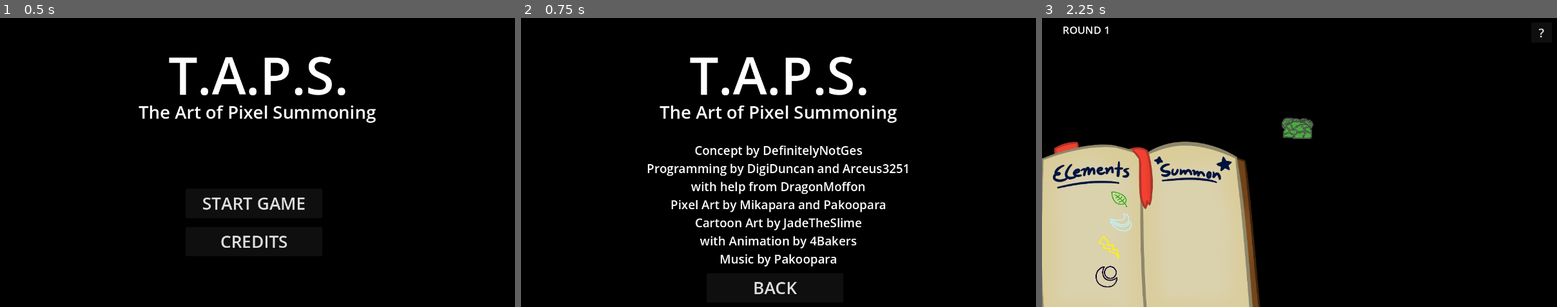
Above: before the commit, frames 1-3 (left to right).
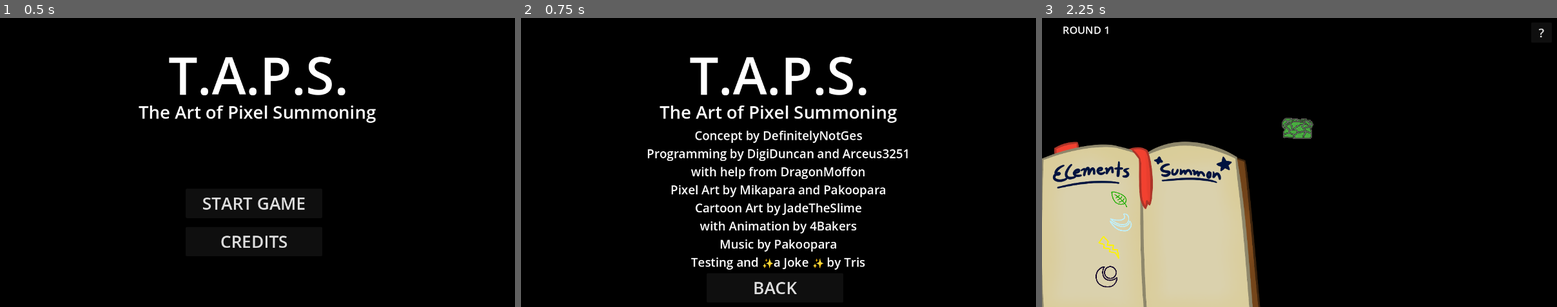
Above: after the commit, the same moments.

Repository: DigiDuncan/DPNJam1
Game: Godot game, scene res://menu.tscn
Same seed, same stepped clock (60 frames per second), same inputs: the game is played once before the commit and once after it.
Inputs:
- Up to frame 1 (0.5 s): no input
- Up to frame 2 (0.75 s): click "CREDITS" at 0.5 s
- Up to frame 3 (2.25 s): click "BACK" at 1.25 s; click "START GAME" at 2 s

Frame 1 is identical in both runs. In frame 2, 6.5% of the frame differs, in the area x 24-76%, y 38-88%; in frame 3, nothing differs.

Commit message:
add sound effects

Diff:
--- /dev/null
+++ b/Sounds.gd
@@ -0,0 +1,15 @@
+extends Node2D
+
+
+# Called when the node enters the scene tree for the first time.
+func _ready():
+	pass # Replace with function body.
+
+
+# Called every frame. 'delta' is the elapsed time since the previous frame.
+func _process(delta):
+	pass
+
+
+func _on_summon_button_pressed():
+	$Summon.play()
--- a/credits.tscn
+++ b/credits.tscn
@@ -27,9 +27,9 @@
 
 [node name="SubtitleLabel2" type="Label" parent="."]
 offset_left = -3.0
-offset_top = 309.0
+offset_top = 272.0
 offset_right = 1281.0
-offset_bottom = 621.0
+offset_bottom = 629.0
 theme_override_font_sizes/font_size = 30
 text = "Concept by DefinitelyNotGes
 Programming by DigiDuncan and Arceus3251
@@ -37,7 +37,8 @@
 Pixel Art by Mikapara and Pakoopara
 Cartoon Art by JadeTheSlime
 with Animation by 4Bakers
-Music by Pakoopara"
+Music by Pakoopara
+Testing and ✨a Joke ✨ by Tris"
 horizontal_alignment = 1
 vertical_alignment = 1
 
--- a/main.tscn
+++ b/main.tscn
@@ -25,6 +25,13 @@
 [ext_resource type="Texture2D" uid="uid://c227o2sh7u1oc" path="res://cloud.png" id="23_525wq"]
 [ext_resource type="Script" path="res://Background.gd" id="24_4y0oo"]
 [ext_resource type="Script" path="res://HelpButton.gd" id="25_lw3r8"]
+[ext_resource type="Script" path="res://Sounds.gd" id="26_7kt0u"]
+[ext_resource type="AudioStream" uid="uid://dwep0xvmn080l" path="res://sounds/summon.wav" id="27_0wqfb"]
+[ext_resource type="AudioStream" uid="uid://clh1pw880eevk" path="res://sounds/gmod.mp3" id="28_kpyo7"]
+[ext_resource type="AudioStream" uid="uid://cm01t46alu3qq" path="res://sounds/element_get.mp3" id="29_8wm4t"]
+[ext_resource type="AudioStream" uid="uid://dbtt0i5lnbsxa" path="res://sounds/pageturn.mp3" id="30_aljh6"]
+[ext_resource type="AudioStream" uid="uid://bcrh65u0ecd44" path="res://sounds/boowomp.mp3" id="31_03w3e"]
+[ext_resource type="AudioStream" uid="uid://de2vofmoixilw" path="res://sounds/cheer.mp3" id="32_txkd7"]
 
 [sub_resource type="GDScript" id="GDScript_xbnlv"]
 script/source = "extends Button
@@ -136,6 +143,18 @@
 "update": 1,
 "values": [true, false]
 }
+tracks/5/type = "value"
+tracks/5/imported = false
+tracks/5/enabled = true
+tracks/5/path = NodePath("Sounds/GMod:playing")
+tracks/5/interp = 1
+tracks/5/loop_wrap = true
+tracks/5/keys = {
+"times": PackedFloat32Array(3.8, 5.9),
+"transitions": PackedFloat32Array(1, 1),
+"update": 1,
+"values": [true, false]
+}
 
 [sub_resource type="Animation" id="Animation_dcngd"]
 resource_name = "EnemyGrow"
@@ -698,7 +717,7 @@
 horizontal_alignment = 1
 vertical_alignment = 1
 
-[node name="AudioStreamPlayer2D" type="AudioStreamPlayer2D" parent="."]
+[node name="Music" type="AudioStreamPlayer2D" parent="."]
 stream = ExtResource("17_83ipy")
 volume_db = -14.228
 autoplay = true
@@ -751,8 +770,33 @@
 - Fight a monster with all ten elements unlocked to win!"
 autowrap_mode = 3
 
+[node name="Sounds" type="Node2D" parent="."]
+script = ExtResource("26_7kt0u")
+
+[node name="Summon" type="AudioStreamPlayer2D" parent="Sounds"]
+stream = ExtResource("27_0wqfb")
+
+[node name="GMod" type="AudioStreamPlayer2D" parent="Sounds"]
+stream = ExtResource("28_kpyo7")
+
+[node name="ElementGet" type="AudioStreamPlayer2D" parent="Sounds"]
+stream = ExtResource("29_8wm4t")
+volume_db = -8.548
+
+[node name="Book" type="AudioStreamPlayer2D" parent="Sounds"]
+stream = ExtResource("30_aljh6")
+
+[node name="Lose" type="AudioStreamPlayer2D" parent="Sounds"]
+stream = ExtResource("31_03w3e")
+volume_db = 7.836
+
+[node name="Win" type="AudioStreamPlayer2D" parent="Sounds"]
+stream = ExtResource("32_txkd7")
+volume_db = -8.678
+
 [connection signal="pressed" from="Book/SummonButton" to="Book" method="_on_summon_button_pressed"]
 [connection signal="pressed" from="Book/SummonButton" to="Monsters/AllyMonster" method="_on_summon_button_pressed"]
+[connection signal="pressed" from="Book/SummonButton" to="Sounds" method="_on_summon_button_pressed"]
 [connection signal="pressed" from="Book/ClearButton" to="Book" method="_on_clear_button_pressed"]
 [connection signal="do_battle" from="Monsters/AllyMonster" to="GameManager" method="_on_ally_monster_do_battle"]
 [connection signal="animation_finished" from="AnimationPlayer" to="GameManager" method="_on_animation_player_animation_finished"]
--- a/scripts/GameManager.gd
+++ b/scripts/GameManager.gd
@@ -17,12 +17,14 @@
 
 func lose():
 	$"../Popups/YouLost".set_visible(true)
+	$"../Sounds/Lose".play()
 	var time_in_seconds = 3
 	await get_tree().create_timer(time_in_seconds).timeout
 	get_tree().change_scene_to_file("res://menu.tscn")
 
 func win():
 	$"../Popups/YouWon".set_visible(true)
+	$"../Sounds/Win".play()
 	var time_in_seconds = 3
 	await get_tree().create_timer(time_in_seconds).timeout
 	get_tree().change_scene_to_file("res://menu.tscn")
@@ -34,6 +36,7 @@
 		popup.icon_nodes[element_idx].set_visible(show == element)
 	popup.set_visible(true)
 	var time_in_seconds = 3
+	$"../Sounds/ElementGet".play()
 	await get_tree().create_timer(time_in_seconds).timeout
 	popup.set_visible(false)
 
@@ -54,6 +57,7 @@
 	await get_tree().create_timer(time_in_seconds).timeout
 	$"../WinLabel".set_visible(false)
 	book.set_visible(true)
+	$"../Sounds/Book".play()
 
 func _on_ally_monster_do_battle():
 	var book: Book = $"../Book"
Not shown: 1 places in main.tscn that only renumber resources
Not shown, added: sounds/blipSelect.wav.import
Not shown, added: sounds/boowomp.mp3.import
Not shown, added: sounds/cheer.mp3.import
Not shown, added: sounds/desktop.ini
Not shown, added: sounds/gmod.mp3.import
Not shown, added: sounds/summon.wav.import
Not shown, added: sounds/boowomp.mp3
Not shown, added: sounds/cheer.mp3
Not shown, added: sounds/gmod.mp3
